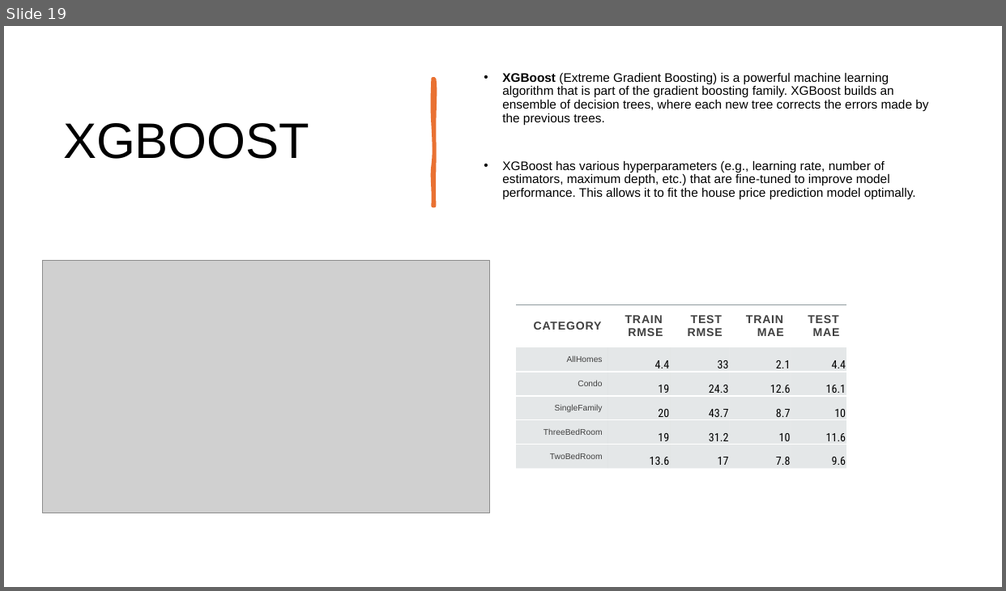
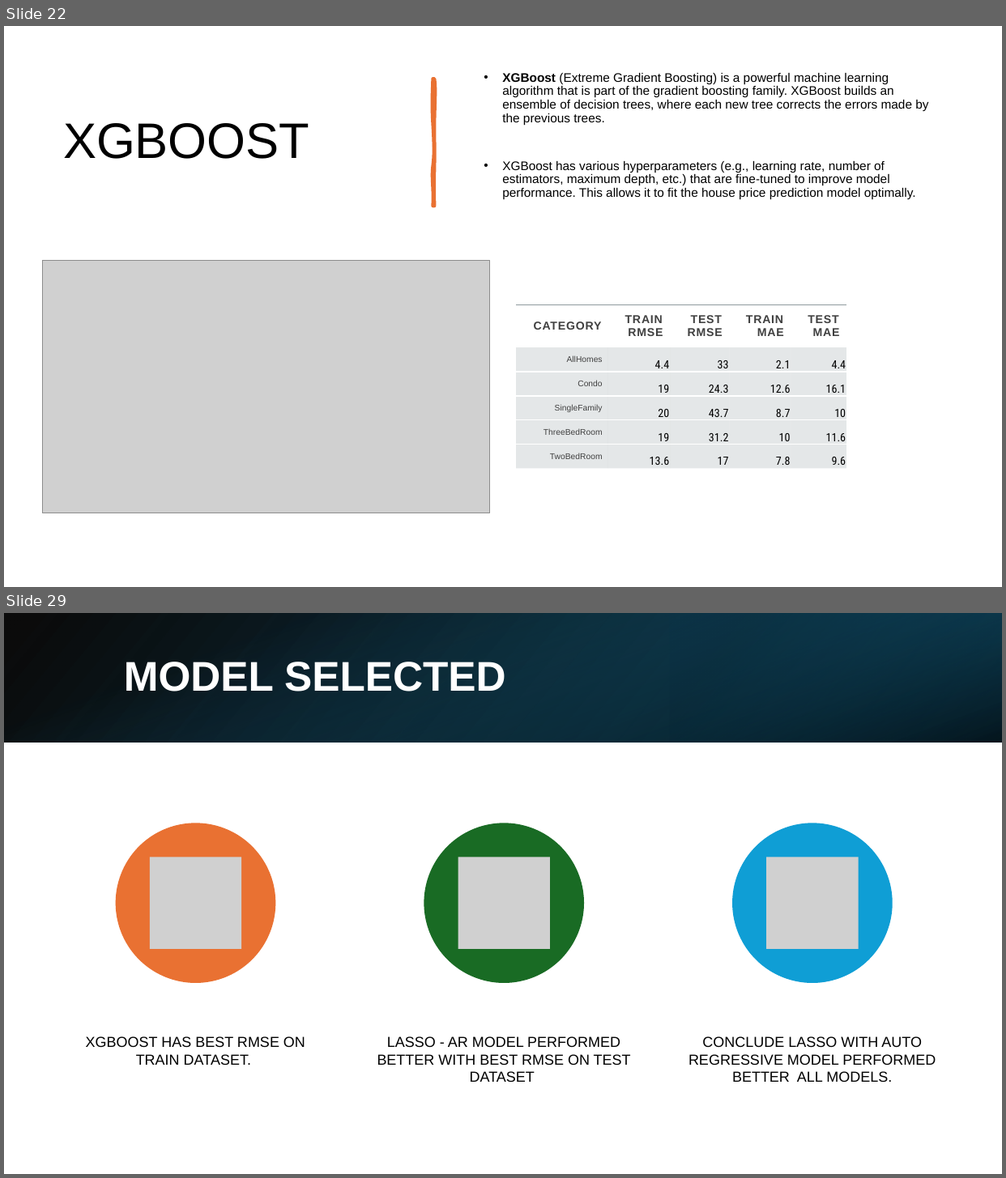
Before and after one commit to KavyaGurram2000/DS_2025_TeamE, a slide deck: Presentation_slides/Predicting Housing Market Trends_final.pptx. Shown one above the other, each under a label of ours: slide 19 before the commit, slides 22 and 29 after it; the slides between them are not shown. The pictures are 1006x591 and 1006x1178 pixels, drawn with LibreOffice and Linux fonts; fonts in the diff are those of the drawing; grey boxes stand for pictures. Boxes give left, top, right and bottom in pixels: in the first picture for what was removed or moved away, otherwise in the second. Text is boxed around its words. In the diff, an @@ line names an element or a change of style, - is before the commit and + after.

```diff
--- a/Presentation_slides/Predicting Housing Market Trends_final.pptx
+++ b/Presentation_slides/Predicting Housing Market Trends_final.pptx
@@ slide 29 added at box(4, 613, 1002, 1174), background #FFFFFF @@
@@ rectangle added at box(4, 613, 1002, 742), fill gradient #000000 to #104862 @@
@@ rectangle added at box(4, 613, 1002, 742), fill gradient #156082 to #000000 @@
@@ rectangle added at box(670, 613, 1002, 742), fill gradient #0B3041 to #156082 @@
@@ title added at box(124, 662, 505, 692), 40 pt, text #FFFFFF, bold @@
+MODEL SELECTED
@@ group added at box(86, 824, 936, 1082): 3 ellipses, 3 pictures, 3 texts @@
+XGBOOST HAS BEST RMSE ON TRAIN DATASET.
+LASSO - AR MODEL PERFORMED BETTER WITH BEST RMSE ON TEST DATASET
+CONCLUDE LASSO WITH AUTO REGRESSIVE MODEL PERFORMED BETTER ALL MODELS.
@@ what was slide 19 is now slide 22 @@
```
Also in this commit, not shown: 12 slides changed, 9 other slides added, 5 slides removed.
